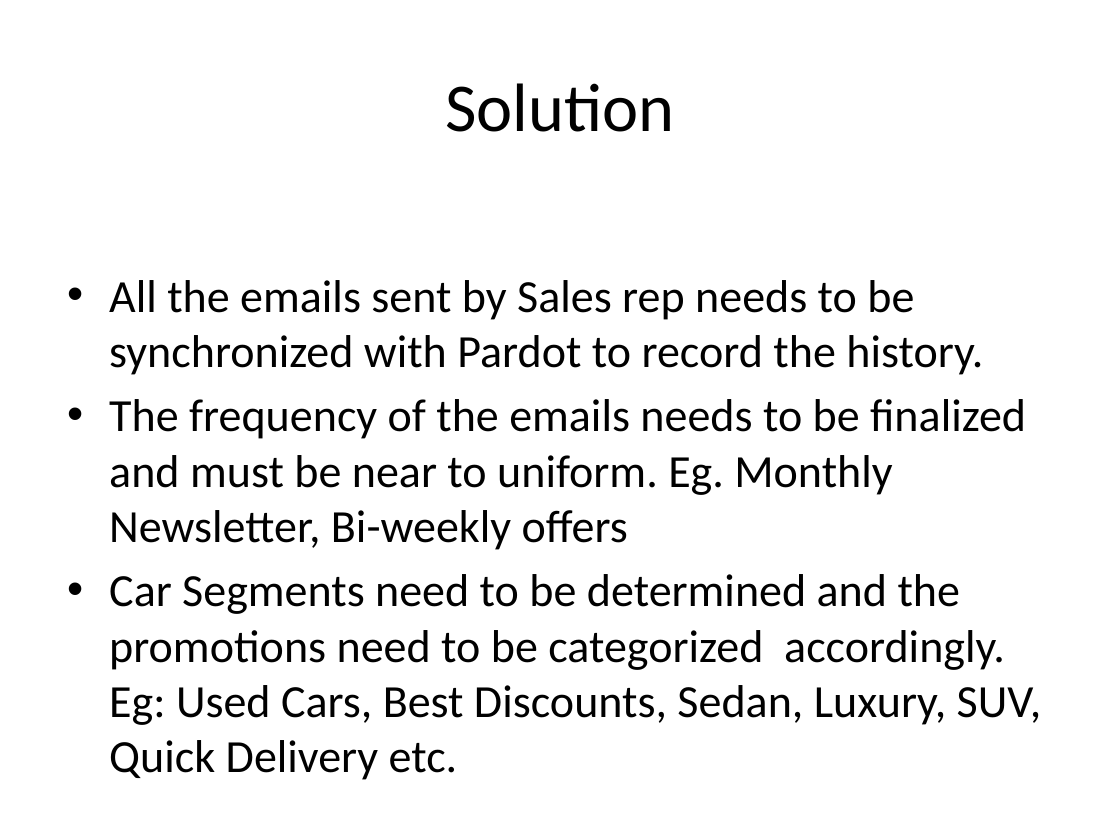
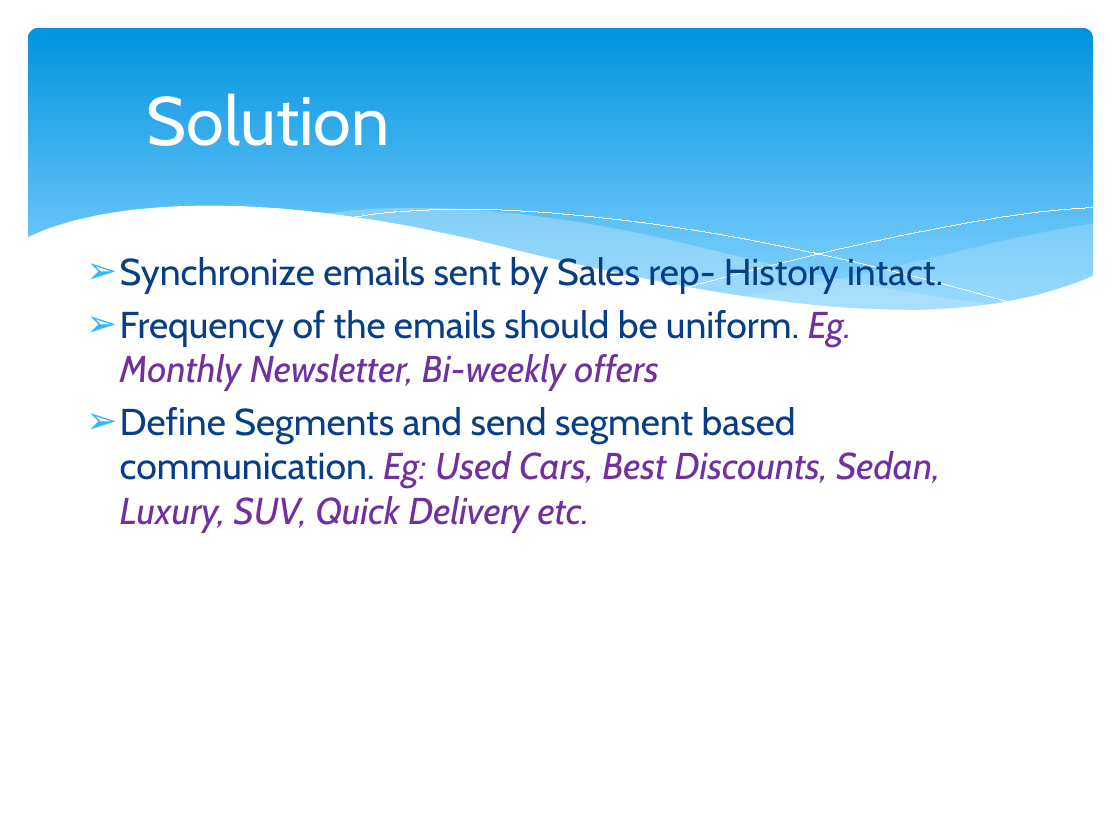
Before and after one commit to mausamiibs/mausamiibs.github.io, a slide deck: slide 3 of Marketing Automation for Network4cars.pptx (slide 2 before the commit). Drawn at 1120x840 pixels with LibreOffice and Linux fonts; fonts in the diff are those of the drawing. Boxes give left, top, right and bottom in pixels: in the first picture for what was removed or moved away, otherwise in the second. Text is boxed around its words. In the diff, an @@ line names an element or a change of style, - is before the commit and + after.

```diff
--- a/Marketing Automation for Network4cars.pptx
+++ b/Marketing Automation for Network4cars.pptx
@@ rounded rectangle added at [28,28,1093,330], fill gradient #0293E0 to #83D3FE @@
@@ title "Solution": place and size @@
-title "Solution" at [445,83,674,132]
+title "Solution" at [147,93,390,146]
@@ title "Solution" at [147,93,390,146]: font Calibri to Cabin, text colour #000000 to #FFFFFF @@
@@ group added at [26,206,1094,368]: 5 freeform shapes @@
@@ text at [120,254,943,533]: text changed; size 29.6 to 24 pt; font Calibri to Cabin; text colour #000000 to #073E87 @@
-• All the emails sent by Sales rep needs to be synchronized with Pardot to record the history.
-• The frequency of the emails needs to be finalized and must be near to uniform. Eg. Monthly Newsletter, Bi-weekly offers
-• Car Segments need to be determined and the promotions need to be categorized accordingly. Eg: Used Cars, Best Discounts, Sedan, Luxury, SUV, Quick Delivery etc.
+➢ Synchronize emails sent by Sales rep- History intact.
+➢ Frequency of the emails should be uniform. Eg. Monthly Newsletter, Bi-weekly offers
+➢ Define Segments and send segment based communication. Eg: Used Cars, Best Discounts, Sedan, Luxury, SUV, Quick Delivery etc.
```
Also in this commit, not shown: 17 other slides changed, 3 slides added.
